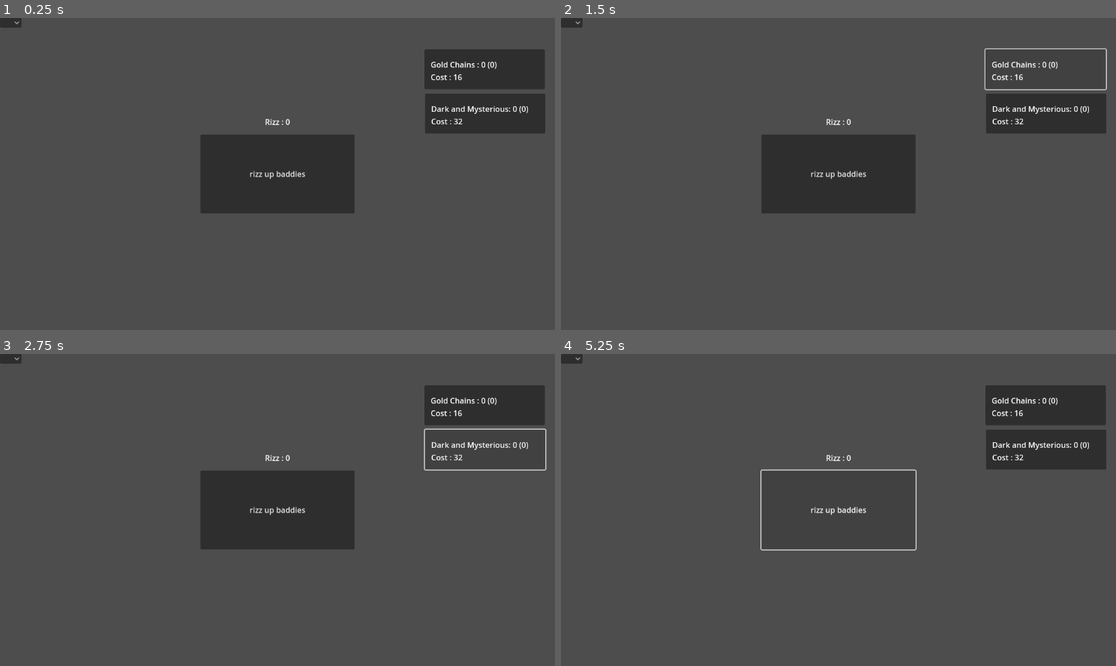
Above: before the commit, frames 1-4 (two rows, left to right).
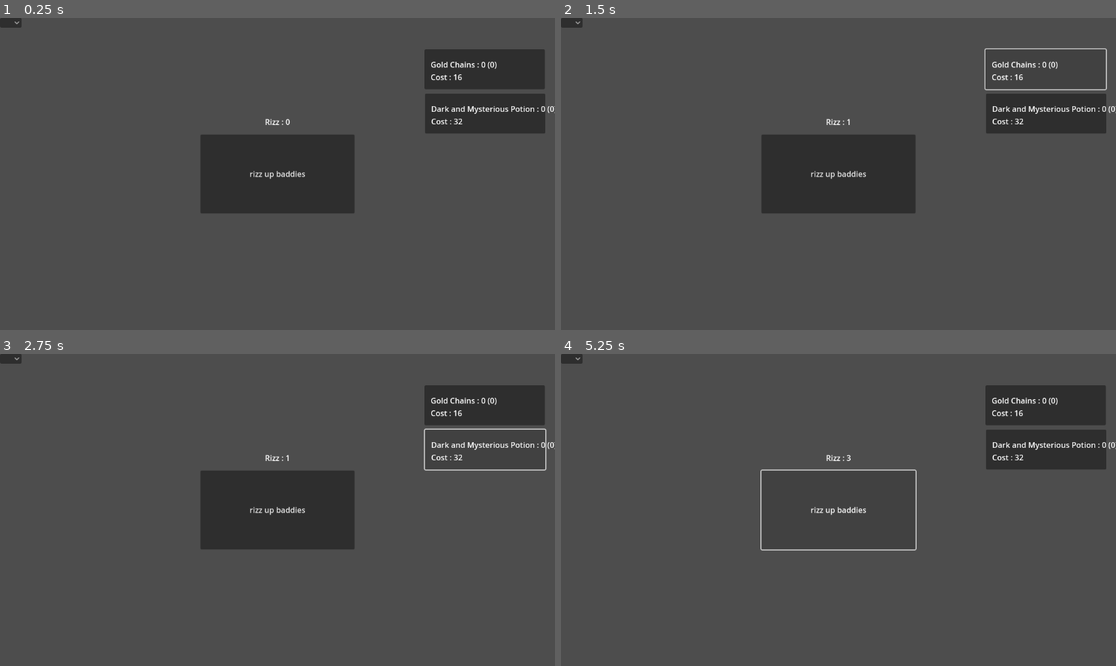
Above: after the commit, the same moments.

Repository: BlueDinoKing/sigmaclicker
Game: Godot game, scene res://scenes/clicker.tscn
Same seed, same stepped clock (60 frames per second), same inputs: the game is played once before the commit and once after it.
Inputs:
- Up to frame 1 (0.25 s): no input
- Up to frame 2 (1.5 s): click "rizz up baddies" at 0.5 s; click "Gold Chains : 0 (0) Cost : 16" at 1.25 s
- Up to frame 3 (2.75 s): click "Dark and Mysterious: 0 (0) Co…" (after the commit: "Dark and Mysterious Potion : …") at 2 s
- Up to frame 4 (5.25 s): click "rizz up baddies" at 2.75 s; click "Gold Chains : 0 (0) Cost : 16" at 3.5 s; click "Dark and Mysterious: 0 (0) Co…" (after the commit: "Dark and Mysterious Potion : …") at 4.25 s; click "rizz up baddies" at 5 s

The runs differ from the first frame. In frame 1, less than 0.1% of the frame differs, in the area x 91-100%, y 28-31%; in frame 2, 0.1%, in the area x 51-100%, y 28-35%; in frame 3, less than 0.1%; in frame 4, 0.1%.
Error before the commit: Parse Error: Function "unlockUpgrade()" not found in base self. (res://scripts/clicker.gd:41)

Commit message:
yo yo yo

Diff:
--- a/scripts/clicker.gd
+++ b/scripts/clicker.gd
@@ -37,8 +37,8 @@
 	rizz += addedRizz
 	clicks += 1
 	update_rizz()
-	if clicks == 100:
-		unlockUpgrade(1)
+	##if clicks == 100:
+	##	unlockUpgrade(1)
 
 func _on_button_pressed() -> void:
 	rizzupbaddies()
Not shown, added: scenes/cliD4C7.tmp
Not shown, added: scenes/cliF5FB.tmp
